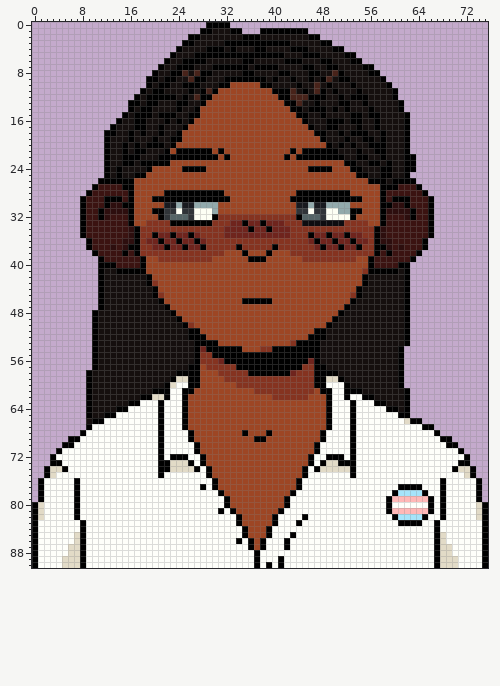
Two states of a sprite sheet, assets/RCP_side.png. This is how it looked before the edit.
The file is 76x91 pixels. Colours within 5 levels of each other are drawn and written as one.
Now the later version:
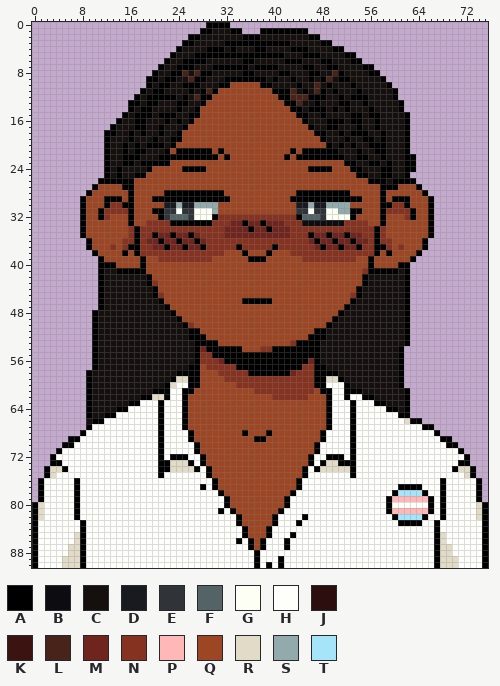
Palette (. is transparent): A #000000  B #0d0c10  C #150f0e  D #181a1f  E #303438  F #546466  G #fdfff4  H #fefffa  J #2d0e0e  K #3b1311  L #48231a  M #6f241d  N #853320  P #ffb8b7  Q #9d4624  R #e2dbc7  S #92aaac  T #a6e4fa
Change:
@@ x 0..75 @@
 26 ...........AAAAAAQQQQQQQQQQQQQQQQQQQQQQQQQQQQQQQQQQQQQQQAAACAAAA............
-27 ..........AKKKKAAQQQQQQQQQQQQQQQQQQQQQQQQQQQQQQQQQQQQQQQQQAAAKKKA...........
-28 .........AKKKKKKAQQQQQAAAAAAAAAAQQQQQQQQQQQQAAAAAAAAAQQQQQAKKKKKKA..........
-29 ........AKKKAAAKAQQQAAAAAAAAAAAAAQQQQQQQQQQAAAAAAAAAAAAQQQAKAAAKKKA.........
-30 ........AKKKAJJAAQQQQQDDSDDSSSSQQQQQQQQQQQQQDDSDDSSSSQQQQQAAJJAKKKA.........
-31 ........AKKAJJJJAQQQAAEEGEEGGGSQQQQQQQQQQQQQEEGEEGGSSAAQQQAJJJJAKKA.........
-32 ........AKKAJKKKAQQQQAEFFFEGGGANNNNNNNNNNNNNAFFFEGGGGAQQQQAKKKJAKKA.........
-33 ........AKKKKKKKAQQNNNNAAAAAAANNNMMAMMAMMMNNNBBBBBBBNNNNQQAKKKKKKKA.........
-34 ........AKKKKKKKJANNNNNNNNNNNNNNMMMMAMMAMMMNNNNNNNNNNNNNNAJKKKKKKKA.........
-35 ........AKKKKKKKJANNAMMAMMAMNNNNMMMMMMMMMMMNNNAMMAMMAMMNNAJKKKKKKKA.........
-36 .........AKKKKKJJANMMAMMAMMAMNNNNNNNNNNNNNNNNNMAMMAMMAMMNAJJKKKKKA..........
-37 .........AKKKJKJAANNMMAMMAMMANNNNNANNNNNANNNNNNMAMMAMMANNAAJKJKKKA..........
-38 ..........AKKKKAKANNNNNNNNNNNNNNQQQAQQQAQQQNNNNNNNNNNNNNNAKAKKKKA...........
-39 ...........AKKKKKKAQQNNNNNNNNNQQQQQQAAAQQQQQQNNNNNNNNNQQAKKKKKKA............
-40 ...........AAAKKKKAQQQQQQQQQQQQQQQQQQQQQQQQQQQQQQQQQQQQQAKKKKAA.............
+27 ..........AQQQQAAQQQQQQQQQQQQQQQQQQQQQQQQQQQQQQQQQQQQQQQQQAAAQQQA...........
+28 .........AQQQQQQAQQQQQAAAAAAAAAAQQQQQQQQQQQQAAAAAAAAAQQQQQAQQQQQQA..........
+29 ........AQQQAAAQAQQQAAAAAAAAAAAAAQQQQQQQQQQAAAAAAAAAAAAQQQAQAAAQQQA.........
+30 ........AQQQANNAAQQQQQDDSDDSSSSQQQQQQQQQQQQQDDSDDSSSSQQQQQAANNAQQQA.........
+31 ........AQQANNNNAQQQAAEEGEEGGGSQQQQQQQQQQQQQEEGEEGGSSAAQQQANNNNAQQA.........
+32 ........AQQANQQQAQQQQAEFFFEGGGANNNNNNNNNNNNNAFFFEGGGGAQQQQAQQQNAQQA.........
+33 ........AQQQQQQQAQQNNNNAAAAAAANNNMMAMMAMMMNNNBBBBBBBNNNNQQAQQQQQQQA.........
+34 ........AQQQQQQQNANNNNNNNNNNNNNNMMMMAMMAMMMNNNNNNNNNNNNNNANQQQQQQQA.........
+35 ........AQQQQQQQNANNAMMAMMAMNNNNMMMMMMMMMMMNNNAMMAMMAMMNNANQQQQQQQA.........
+36 .........AQQQQQNNANMMAMMAMMAMNNNNNNNNNNNNNNNNNMAMMAMMAMMNANNQQQQQA..........
+37 .........AQQQNQNAANNMMAMMAMMANNNNNANNNNNANNNNNNMAMMAMMANNAANQNQQQA..........
+38 ..........AQQQQAQANNNNNNNNNNNNNNQQQAQQQAQQQNNNNNNNNNNNNNNAQAQQQQA...........
+39 ...........AQQQQQQAQQNNNNNNNNNQQQQQQAAAQQQQQQNNNNNNNNNQQAQQQQQQA............
+40 ...........AAAQQQQAQQQQQQQQQQQQQQQQQQQQQQQQQQQQQQQQQQQQQAQQQQAA.............
 41 ...........ACCAAAAAQQQQQQQQQQQQQQQQQQQQQQQQQQQQQQQQQQQQNAAAAACA.............
Pixel boxes of the changes (left, top, right, bottom) in both pictures:
changed: (86, 184, 140, 268)
changed: (374, 184, 428, 268)
